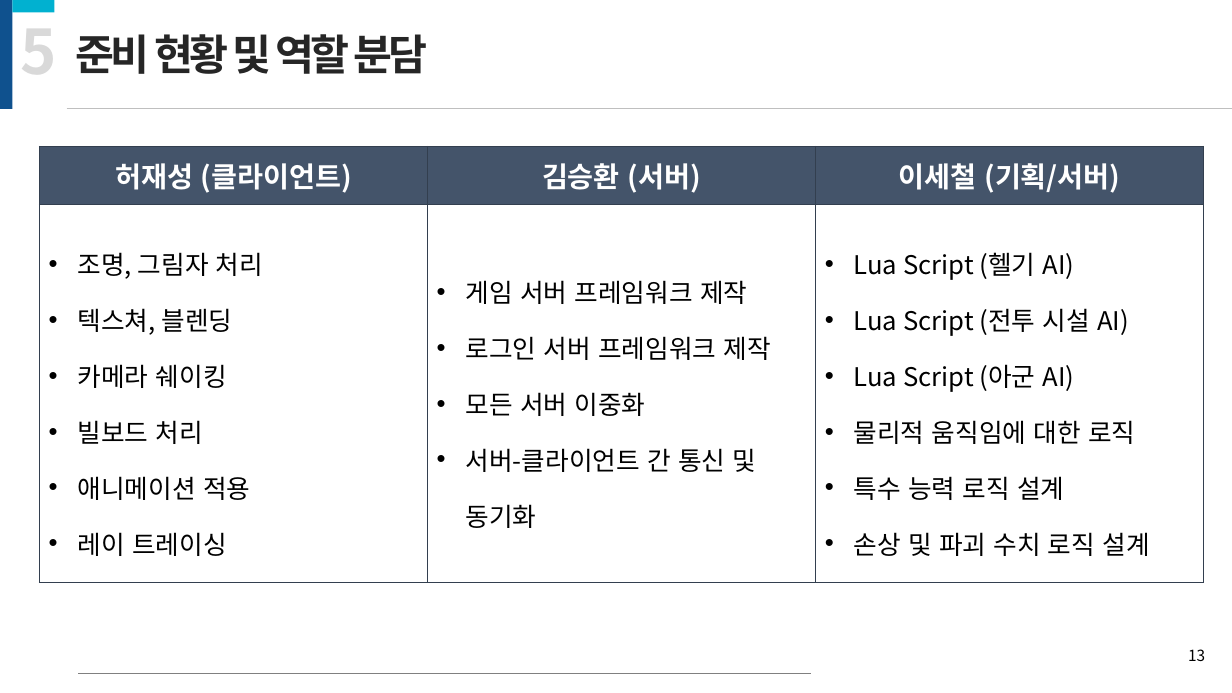
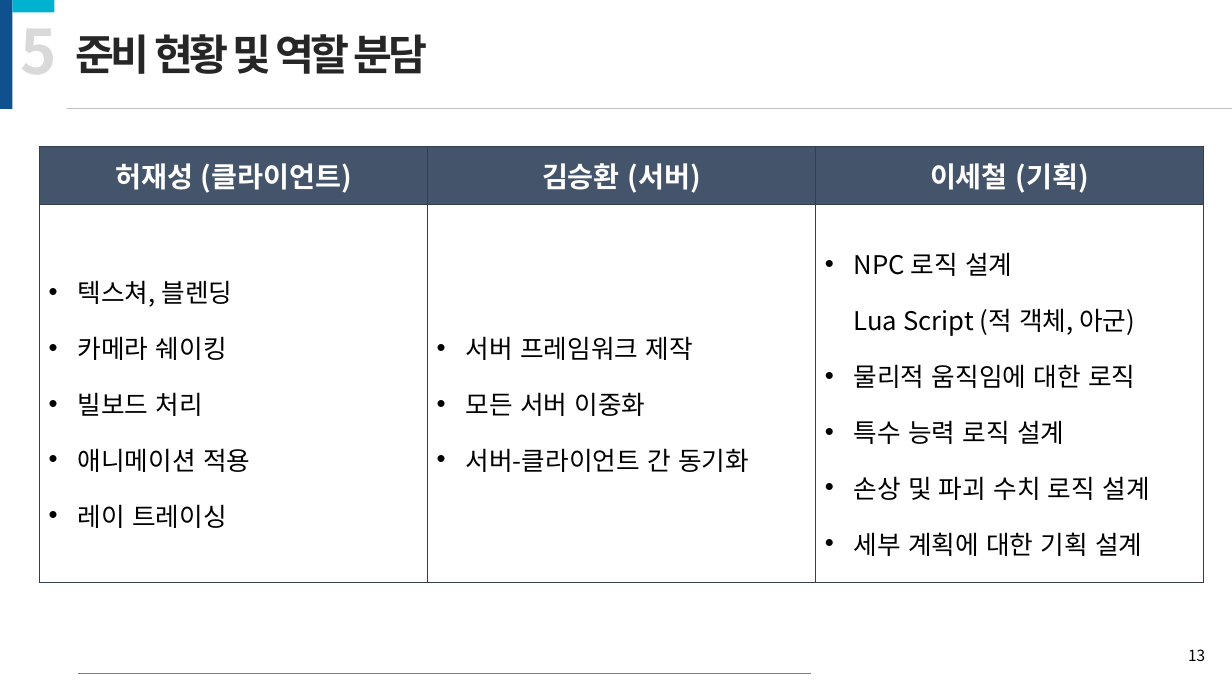
Before and after one commit to kiption/XD, a slide deck: slide 13 of 졸작_기획/[수정][제안서] Revenger_김승환_허재성_이세철.pptx. Drawn at 1232x693 pixels with LibreOffice and Linux fonts; fonts in the diff are those of the drawing. Boxes give left, top, right and bottom in pixels: in the first picture for what was removed or moved away, otherwise in the second. Text is boxed around its words. In the diff, an @@ line names an element or a change of style, - is before the commit and + after.

```diff
--- a/졸작_기획/[수정][제안서] Revenger_김승환_허재성_이세철.pptx
+++ b/졸작_기획/[수정][제안서] Revenger_김승환_허재성_이세철.pptx
@@ table at <box>40,146,1204,582</box> @@
-row 1, column 3: 이세철 (기획/서버)
+row 1, column 3: 이세철 (기획)
-row 2: 조명, 그림자 처리 / 텍스쳐, 블렌딩 / 카메라 쉐이킹 / 빌보드 처리 / 애니메이션 적용 / 레이 트레이싱 | 게임 서버 프레임워크 제작 / 로그인 서버 프레임워크 제작 / 모든 서버 이중화 / 서버-클라이언트 간 통신 및 동기화 | Lua Script (헬기 AI) / Lua Script (전투 시설 AI) / Lua Script (아군 AI) / 물리적 움직임에 대한 로직 / 특수 능력 로직 설계 / 손상 및 파괴 수치 로직 설계
+row 2: 텍스쳐, 블렌딩 / 카메라 쉐이킹 / 빌보드 처리 / 애니메이션 적용 / 레이 트레이싱 | 서버 프레임워크 제작 / 모든 서버 이중화 / 서버-클라이언트 간 동기화 | NPC 로직 설계 Lua Script (적 객체, 아군) / 물리적 움직임에 대한 로직 / 특수 능력 로직 설계 / 손상 및 파괴 수치 로직 설계 / 세부 계획에 대한 기획 설계
```
Also in this commit, not shown: 4 other slides changed.
